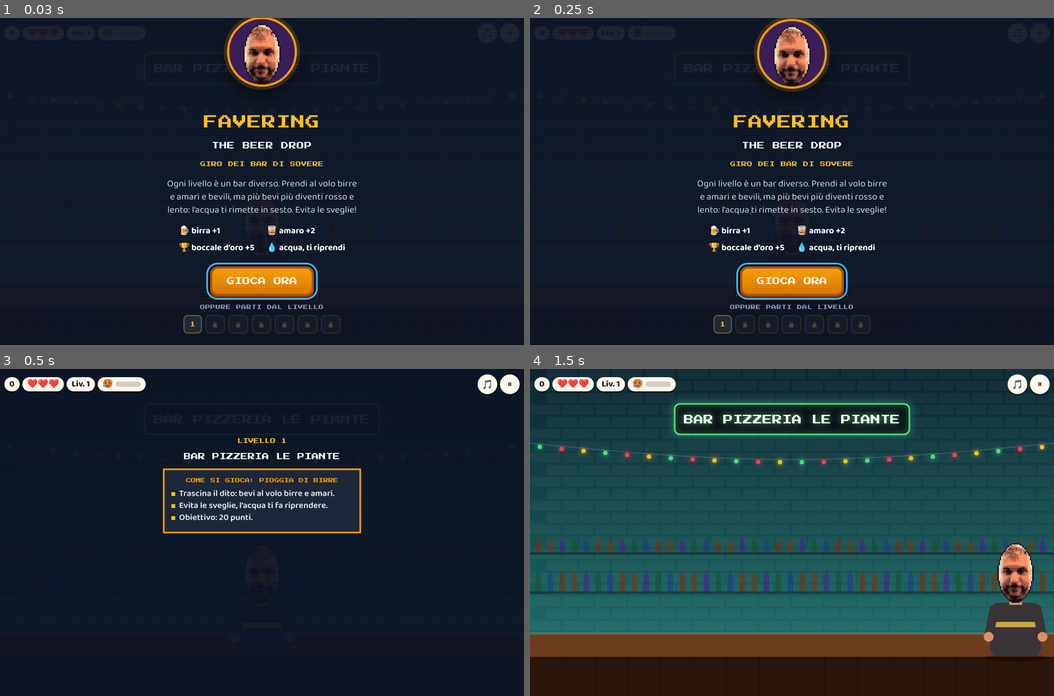
Above: before the commit, frames 1-4 (two rows, left to right).
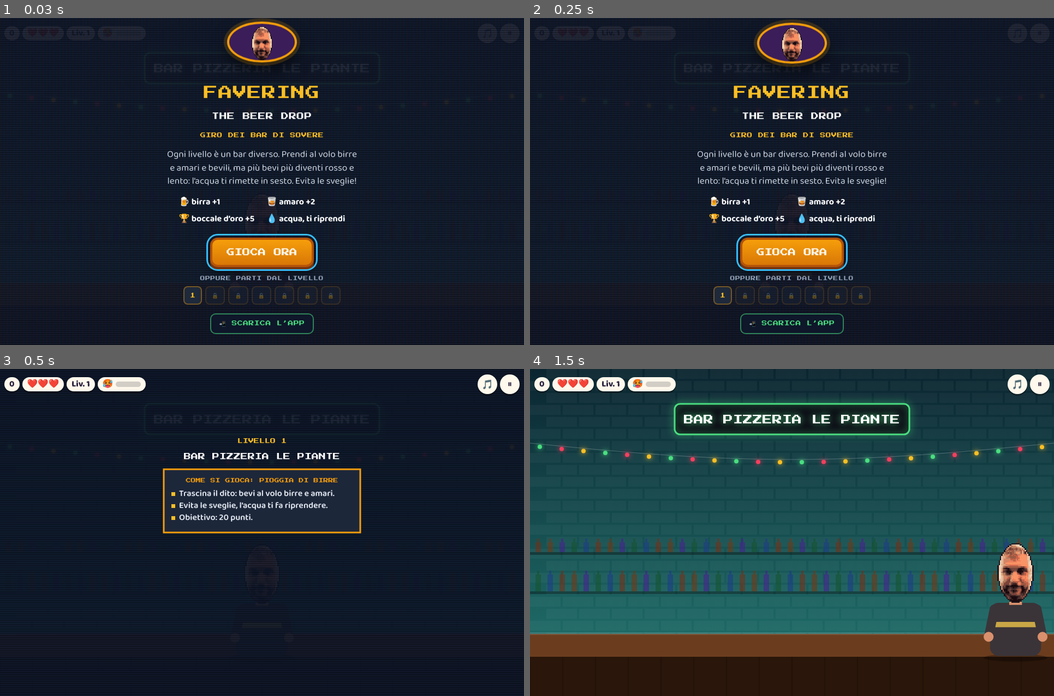
Above: after the commit, the same moments.

Repository: faveringgame/faveringgame.github.io
Game: browser game, page index.html
Two runs of this game, one before a commit and one after it. Both use one fixed random seed, a clock stepped at 60 frames per second and the inputs below.
Inputs (mouse positions are in pixels of both pictures, inside the frame that each line leads up to):
- Up to frame 1 (0.03 s): no input
- Up to frame 2 (0.25 s): no input
- Up to frame 3 (0.5 s): click "GIOCA ORA" at 0.27 s
- Up to frame 4 (1.5 s): hold Right from 1.03 s (still down); move the mouse to (792, 565) at 1.07 s; tap Space at 1.1 s

The runs differ from the first frame. In frame 1, 11% of the frame differs, in the area x 31-69%, y 0-97%; in frame 2, 11%; in frame 3, nothing differs; in frame 4, nothing differs.

Commit message:
Rimessi livelli 5 e 6, FAVEROOOOO, pulsante scarica app

Diff:
--- a/index.html
+++ b/index.html
@@ -72,6 +72,11 @@
 .lvsel .lbl{width:100%;font-size:.55rem;color:#94a3b8;margin-bottom:4px}
 .lvsel button{font-family:"Press Start 2P","Courier New",monospace;font-size:.62rem;padding:9px 10px;border-radius:8px;background:#1e293b;color:#fbbf24;border:2px solid rgba(245,158,11,.4);cursor:pointer}
 .lvsel button:disabled{opacity:.35;cursor:default}
+.dl{margin-top:16px;font-size:.62rem;padding:11px 14px;border-radius:10px;background:#0f172a;color:#4ade80;border:2px solid rgba(74,222,128,.55);cursor:pointer}
+.dl:focus-visible{outline:3px solid #38bdf8;outline-offset:2px}
+.howto{max-width:22rem;text-align:left;background:rgba(30,41,59,.9);border:2px solid #f59e0b;border-radius:12px;padding:6px 14px;margin:0 0 18px}
+.howto p{font-size:1rem;margin:8px 0;color:#e2e8f0}
+a.arcade-btn{text-decoration:none;display:inline-block}
 .lvsel button:focus-visible{outline:3px solid #38bdf8;outline-offset:2px}
 #dpad{position:absolute;left:12px;bottom:calc(12px + env(safe-area-inset-bottom,0px));width:132px;height:132px;display:none;pointer-events:none}
 #dpad button{position:absolute;width:44px;height:44px;border-radius:12px;border:2px solid rgba(255,255,255,.35);background:rgba(15,23,42,.32);color:rgba(255,255,255,.8);font-size:1rem;pointer-events:auto;touch-action:none;cursor:pointer;padding:0}
@@ -117,6 +122,18 @@
     <div class="legend"><span>🍺 birra +1</span><span>🥃 amaro +2</span><span>🏆 boccale d’oro +5</span><span>💧 acqua, ti riprendi</span></div>
     <button class="arcade-btn" id="play">GIOCA ORA</button>
     <div class="lvsel px" id="lvsel"><div class="lbl">OPPURE PARTI DAL LIVELLO</div></div>
+    <button class="dl px" id="install">📲 SCARICA L’APP</button>
+  </div>
+
+  <div class="screen hidden" id="installInfo">
+    <h2 class="px">SCARICA L’APP</h2>
+    <p id="instTxt">Apri il gioco dal telefono e aggiungilo alla schermata Home: avrai l’icona di Favering e funzionerà anche senza internet.</p>
+    <div class="howto">
+      <p><b>Android (Chrome):</b> menu ⋮ in alto a destra → <b>Installa app</b> (o “Aggiungi a schermata Home”).</p>
+      <p><b>iPhone (Safari):</b> tasto Condividi → <b>Aggiungi alla schermata Home</b>.</p>
+    </div>
+    <a class="arcade-btn" id="openSite" href="https://ruccyo13.github.io/" target="_blank" rel="noopener">APRI IL SITO DEL GIOCO</a>
+    <button class="dl px" id="instBack" style="margin-top:18px">INDIETRO</button>
   </div>
 
   <div class="screen hidden" id="paused">
@@ -307,13 +324,13 @@
   function pause(){ if(state!=="play") return; state="pause"; show("paused"); stopMusic(); }
   function resume(){ if(state!=="pause") return; state="play"; show(null); MUS.timer=null; var nm=MUS.name; MUS.name=null; playMusic(nm||levelTrack()); last=performance.now(); requestAnimationFrame(loop); }
   function show(id){
-    ["start","paused","over"].forEach(function(s){ document.getElementById(s).classList.toggle("hidden", s!==id); });
+    ["start","paused","over","installInfo"].forEach(function(s){ document.getElementById(s).classList.toggle("hidden", s!==id); });
     var b = id && document.querySelector("#"+id+" .arcade-btn"); if(b) b.focus({preventScroll:true});
     if(id) requestAnimationFrame(idle);
   }
   function showBanner(){
     document.getElementById("b1").textContent = "LIVELLO "+level;
-    document.getElementById("b2").textContent = isTaxi() ? "RITORNO A CASA IN TAXI" : isSpace() ? "IL RETRÒ VOLANTE!" : isPinball() ? "FLIPPER AL BAR LE MORE!" : isSling() ? "LA FIONDA: ZITTISCI LE SVEGLIE!" : isPlatform() ? …(217 unchanged characters)…
+    document.getElementById("b2").textContent = isTaxi() ? "RITORNO A CASA IN TAXI" : isSpace() ? "IL RETRÒ VOLANTE!" : isStack() ? "IMPILA LE CASSE DEL FURGONE!" : isWhack() ? "SONO LE 5: ZITTISCI LE SVEGLIE!" : isPlatform() ? …(217 unchanged characters)…
     document.getElementById("banner").classList.remove("hidden"); bannerT=2.2;
   }
   var hudCache={};
@@ -1519,9 +1536,9 @@
     2:["CORSA AL BAR ROSSI", "◀ ▶ per correre, SALTA per saltare: premi di nuovo in aria per il DOPPIO SALTO.", "Dopo 5 birre compare LANCIA: tira i tappi.", "Convinci la barista arrabbiata ed entra nel bar."],
     3:["DI CORSA IN BAGNO", "Usa le frecce per arrivare alla porta del WC.", "Evita bariste, chi offre da bere e le ragazze.", "Arriva prima che finisca la barra SCAPPA!"],
     4:["IL RETRÒ VOLANTE", "Sei su uno sgabello a reazione: trascina il dito, spara tappi da solo.", "3 ondate di sveglie e telefoni nel locale, poi il Juke-box impazzito.", "Le birre danno il colpo doppio, l’acqua ti raddrizza."],
-    5:["FLIPPER", "Tocca a sinistra o a destra dello schermo per i flipper.", "Colpisci i boccali, abbatti le 4 sveglie e prendi la birra.", "Obiettivo: 30 punti. Se la pallina cade perdi una vita."],
-    6:["LA FIONDA", "Trascina indietro dalla fionda e rilascia per tirare.", "Fai crollare casse, assi e bottiglie sulle sveglie.", "3 fasi: zittisci tutte le sveglie prima di finire i tiri."],
-    7:["RITORNO A CASA", "Trascina il dito per guidare il taxi.", "Accosta per caricare gli amici e lasciarli a CASA.", "Evita le macchine fino al cartello SOVERE."]
+    5:["IMPILA LE CASSE", "La gru fa dondolare la cassa: tocca per mollarla.", "Se sporge troppo cade. Centrata è PERFETTA (+3).", "Obiettivo: impila 10 casse fino al traguardo."],
+    6:["LE 5 DEL MATTINO", "Dormivi, ma suonano le sveglie: toccale prima che squillino.", "Tocca anche i telefoni del capo. I caffè ti svegliano.", "La barista NON va toccata. Obiettivo: 20 punti."],
+    7:["RITORNO A CASA", "Trascina il dito per guidare il taxi.", "Accosta quando gli amici gridano FAVEROOOOO e lasciali a CASA.", "Evita le macchine fino al cartello SOVERE."]
   };
   function levelName(n){ return n===TAXI_LEVEL ? "RITORNO A CASA IN TAXI" : BARS[n-1].n.toUpperCase().replace("É","E").replace("Ò","O"); }
   function levelComplete(){
@@ -1639,7 +1656,7 @@
 
   /* ===== LIVELLO 5: IMPILA LE CASSE (BAR LE MORE) ===== */
   var ST = null, STACK_GOAL = 10;
-  function isStack(){ return false; } // sostituito dal flipper
+  function isStack(){ return level===5; }
   function startStack(){
     var cw=Math.max(64,Math.min(W*0.3,120)), ch=Math.round(cw*0.55);
     ST={cw:cw, ch:ch, base:groundY-H*0.075, stack:[{x:W/2, w:cw*1.15, keg:false, wob:0}], ph:0, cur:null, fall:null, cam:0, placed:0, fallers:[], beerT:0};
@@ -1745,7 +1762,7 @@
 
   /* ===== LIVELLO 6: LE 5 DEL MATTINO (NO LIMITS CAFÉ) ===== */
   var WK = null;
-  function isWhack(){ return false; } // sostituito dalla fionda
+  function isWhack(){ return level===6; }
   function wkSlots(){ var s=[], rows=[0.3,0.44,0.58], cols=[0.2,0.5,0.8]; rows.forEach(function(r){ cols.forEach(function(c){ s.push({x:W*c, y:H*r}); }); }); return s; }
   function startWhack(){ WK={items:[], spawnT:2.4, n:0}; me.x=W/2; me.target=null; }
   function wkSway(){ return {x:Math.sin(t*1.9)*drunk*W*0.06, y:Math.cos(t*1.3)*drunk*10}; }
@@ -2132,7 +2149,7 @@
 
   /* ===== LIVELLO 5: FLIPPER AL BAR LE MORE ===== */
   var PB = null, PB_GOAL = 30;
-  function isPinball(){ return level===5; }
+  function isPinball(){ return false; } // flipper tenuto da parte
   function pbGeom(){
     var L=14, R=W-14, top=Math.max(H*0.22,170), ry=Math.min(80,W*0.22), yLow=H*0.66, fy=H-150, i;
     var segs=[], prev=null, n=16;
@@ -2253,7 +2270,7 @@
 
   /* ===== LIVELLO 6: LA FIONDA (NO LIMITS CAFÉ) ===== */
   var SL = null;
-  function isSling(){ return level===6; }
+  function isSling(){ return false; } // fionda tenuta da parte
   function slG(){ return H-130; }
   function slBase(){ return {x:W*0.25, y:slG()-78}; }
   function startSling(){ SL={stage:0, aiming:false, pull:{x:0,y:0}, proj:null, shots:[], bodies:[], clocks:[], settle:0, msg:0, hint:5, fail:0}; me.target=null; slSetup(1); }
@@ -2640,7 +2657,7 @@
     var ax = side<0 ? x+3*u : x-4*u; cx.fillStyle=col; cx.fillRect(ax,y-13*u+Math.round(Math.sin(t*8))*u,u,6*u);
     cx.fillStyle="#b45309"; cx.fillRect(side<0 ? x-5*u : x+3*u, y-6*u, 2*u, 4*u);
     cx.font=Math.max(8,u*3)+"px 'Press Start 2P', monospace"; cx.textAlign="center"; cx.textBaseline="bottom";
-    cx.fillStyle="#0f172a"; cx.fillRect(x-7*u,y-19*u,14*u,5*u); cx.fillStyle="#facc15"; cx.fillText("TAXI!",x,y-14.6*u);
+    var ft="FAVEROOOOO", ftw=cx.measureText(ft).width+2*u; cx.fillStyle="#0f172a"; cx.fillRect(x-ftw/2,y-19*u,ftw,5*u); cx.fillStyle="#f472b6"; cx.fillText(ft,x,y-14.6*u);
   }
   function drawHouse(x,y){
     var u=Math.max(3,Math.round(W/100));
@@ -2724,6 +2741,17 @@
         (testMode?[523,659,784,1047]:[784,659,523]).forEach(function(f,j){ setTimeout(function(){ beep(f,0.08,"square",0.06); }, j*70); }); }
     });
   })();
+  // installazione dell'app
+  var installEvt=null;
+  window.addEventListener("beforeinstallprompt",function(e){ e.preventDefault(); installEvt=e; });
+  (function(){ var b=document.getElementById("install");
+    var standalone = (window.matchMedia && window.matchMedia("(display-mode: standalone)").matches) || window.navigator.standalone;
+    if(standalone) b.style.display="none";
+    if(location.hostname==="ruccyo13.github.io") document.getElementById("openSite").style.display="none";
+    b.onclick=function(){ if(installEvt){ installEvt.prompt(); installEvt.userChoice.then(function(){ installEvt=null; }); return; } show("installInfo"); };
+    document.getElementById("instBack").onclick=function(){ show("start"); };
+    window.addEventListener("appinstalled",function(){ b.style.display="none"; });
+  })();
   document.getElementById("again").onclick=function(){ start(1); };
   document.getElementById("resume").onclick=resume;
   document.getElementById("pause").onclick=function(){ state==="play"?pause():resume(); };
